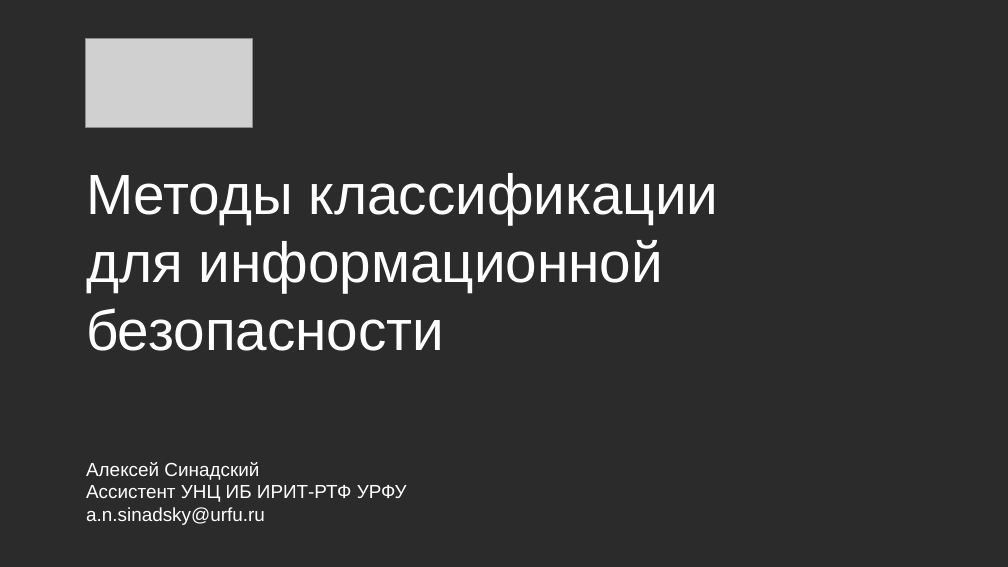
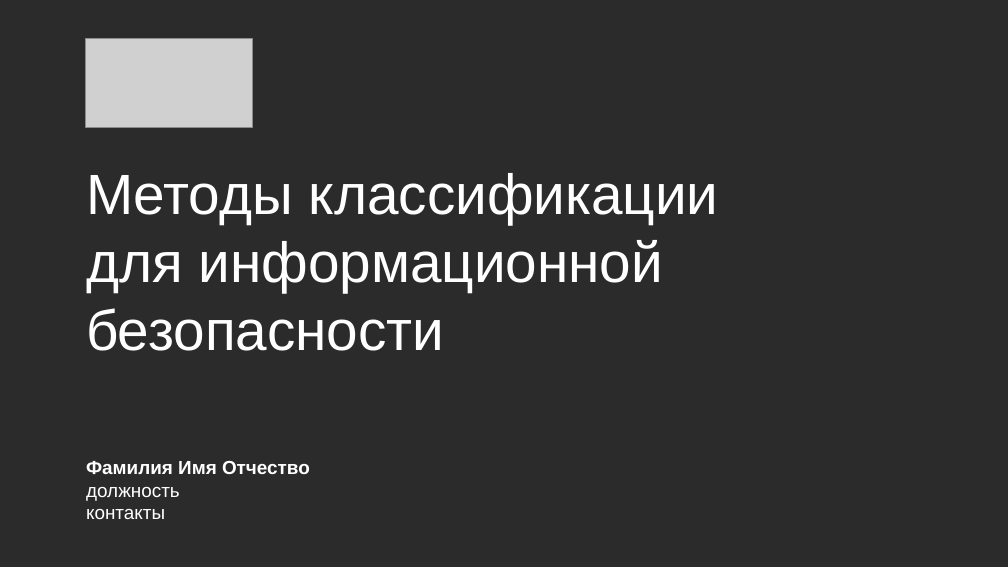
Before and after one commit to CyberLympha/AI-for-IS-Course, a slide deck: slide 1 of Лекции/Методы классификации из ML в ИБ.pptx. Drawn at 1008x567 pixels with LibreOffice and Linux fonts; fonts in the diff are those of the drawing; grey boxes stand for pictures; background and template pictures are left out; a plain dark background stands for a picture behind light text. Boxes give left, top, right and bottom in pixels: in the first picture for what was removed or moved away, otherwise in the second. Text is boxed around its words. In the diff, an @@ line names an element or a change of style, - is before the commit and + after.

```diff
--- a/Лекции/Методы классификации из ML в ИБ.pptx
+++ b/Лекции/Методы классификации из ML в ИБ.pptx
@@ text removed at (86, 462, 407, 525) @@
-Алексей Синадский
-Ассистент УНЦ ИБ ИРИТ-РТФ УРФУ
-a.n.sinadsky@urfu.ru
@@ text added at (86, 461, 310, 519), 18 pt, text #FFFFFF, bold @@
+Фамилия Имя Отчество
+должность
+контакты
```
Also in this commit, not shown: 2 other files.
